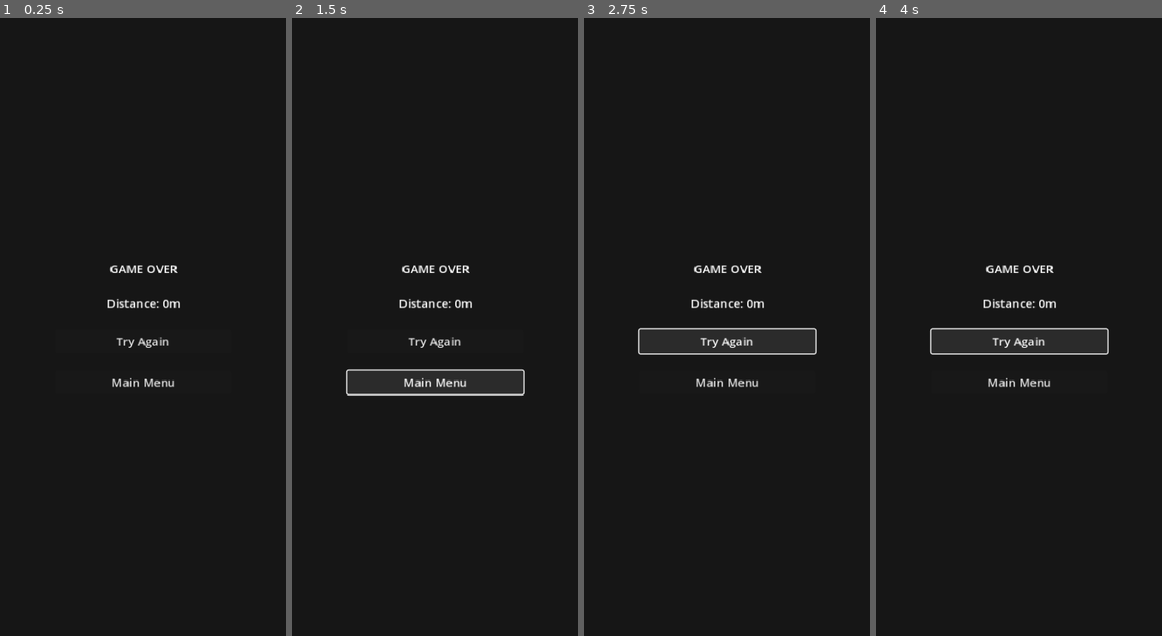
Above: before the commit, frames 1-4 (left to right).
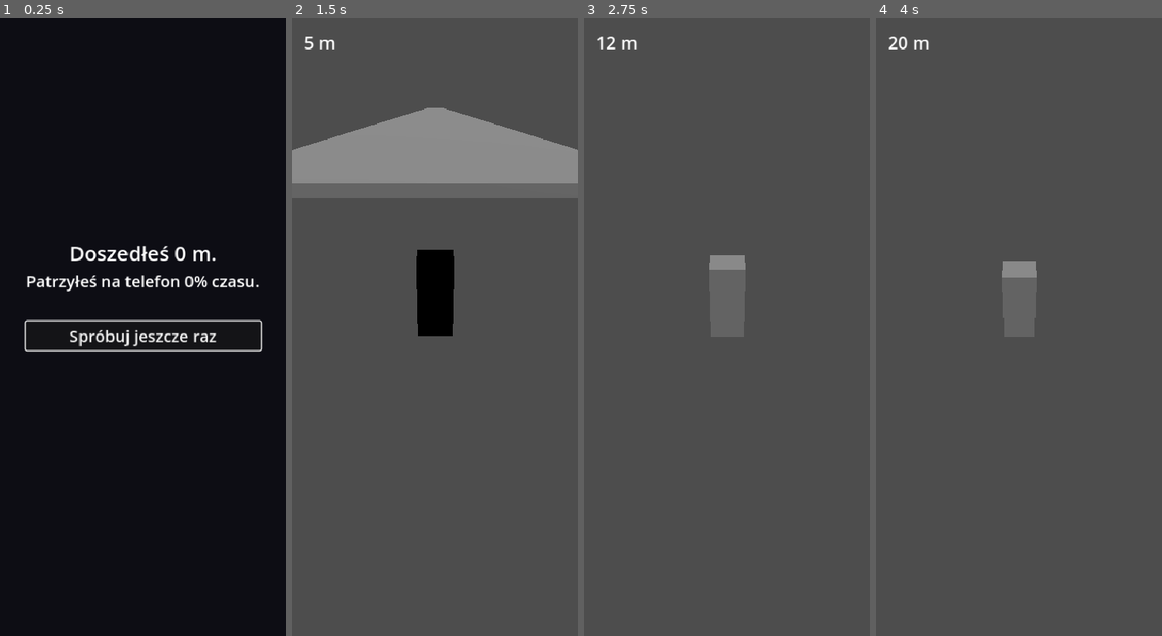
Above: after the commit, the same moments.

Repository: dzieciol-kamil/distracted
Game: Godot game, scene res://scenes/ui/game_over.tscn
Two runs of this game, one before a commit and one after it. Both use one fixed random seed, a clock stepped at 60 frames per second and the inputs below. This scene is started directly instead of the project's main scene.
Inputs (mouse positions are in pixels of both pictures, inside the frame that each line leads up to):
- Up to frame 1 (0.25 s): no input
- Up to frame 2 (1.5 s): click "Try Again" (after the commit: "Spróbuj jeszcze raz") at 0.5 s; click (435, 382) at 1.25 s, where only the run before the commit has a clickable "Main Menu"
- Up to frame 3 (2.75 s): click (727, 339) at 2 s, where only the run before the commit has a clickable "Try Again"
- Up to frame 4 (4 s): click (1019, 339) at 2.75 s, where only the run before the commit has a clickable "Try Again"; hold E (check_phone) from 3.53 s (still down)

The runs differ from the first frame. In frame 1, 3.5% of the frame differs, in the area x 8-92%, y 36-60%; in frame 2, 98%; in frame 3, 100%, in the area x 0-100%, y 0-100%; in frame 4, 100%.
Error before the commit: Invalid call. Nonexistent function 'go_to' in base 'Node (scene_manager.gd)'. (res://scripts/ui/game_over.gd:14)

Commit message:
feat(game-over): render distance + phone% metrics, retry button
GameOver scene reads GameState.distance + get_phone_percentage()
in _ready (before SceneManager.change_to resets metrics for retry).
1.5s delay before scene transition per spec.

Co-Authored-By: Claude Haiku 4.5 <noreply@anthropic.com>

Diff:
--- a/src/scenes/ui/game_over.tscn
+++ b/src/scenes/ui/game_over.tscn
@@ -1,48 +1,40 @@
 [gd_scene load_steps=2 format=3]
 
-[ext_resource type="Script" path="res://scripts/ui/game_over.gd" id="1_go"]
+[ext_resource type="Script" path="res://scripts/ui/game_over.gd" id="1_gameover"]
 
 [node name="GameOver" type="Control"]
-layout_mode = 3
-anchors_preset = 15
 anchor_right = 1.0
 anchor_bottom = 1.0
-script = ExtResource("1_go")
+script = ExtResource("1_gameover")
 
 [node name="Background" type="ColorRect" parent="."]
-layout_mode = 1
-anchors_preset = 15
 anchor_right = 1.0
 anchor_bottom = 1.0
-color = Color(0.05, 0.05, 0.05, 0.85)
+color = Color(0.05, 0.05, 0.08, 1)
 
 [node name="VBox" type="VBoxContainer" parent="."]
-layout_mode = 1
-anchors_preset = 8
 anchor_left = 0.5
 anchor_top = 0.5
 anchor_right = 0.5
 anchor_bottom = 0.5
-offset_left = -120.0
-offset_top = -80.0
-offset_right = 120.0
-offset_bottom = 80.0
-theme_override_constants/separation = 24
+offset_left = -160.0
+offset_top = -120.0
+offset_right = 160.0
+offset_bottom = 120.0
 
-[node name="Title" type="Label" parent="VBox"]
-layout_mode = 2
-text = "GAME OVER"
+[node name="DistanceLabel" type="Label" parent="VBox"]
+text = "Doszedłeś 0 m."
+theme_override_font_sizes/font_size = 28
 horizontal_alignment = 1
 
-[node name="ScoreLabel" type="Label" parent="VBox"]
-layout_mode = 2
-text = "Distance: 0m"
+[node name="PhoneLabel" type="Label" parent="VBox"]
+text = "Patrzyłeś na telefon 0% czasu."
+theme_override_font_sizes/font_size = 22
 horizontal_alignment = 1
 
+[node name="Spacer" type="Control" parent="VBox"]
+custom_minimum_size = Vector2(0, 32)
+
 [node name="RetryButton" type="Button" parent="VBox"]
-layout_mode = 2
-text = "Try Again"
-
-[node name="MenuButton" type="Button" parent="VBox"]
-layout_mode = 2
-text = "Main Menu"
+text = "Spróbuj jeszcze raz"
+theme_override_font_sizes/font_size = 22
--- a/src/scripts/game/game.gd
+++ b/src/scripts/game/game.gd
@@ -15,3 +15,5 @@
 
 func _on_player_collided() -> void:
 	GameState.set_phase(GameState.GamePhase.GAME_OVER)
+	await get_tree().create_timer(1.5).timeout
+	get_tree().change_scene_to_file("res://scenes/ui/game_over.tscn")
--- a/src/scripts/ui/game_over.gd
+++ b/src/scripts/ui/game_over.gd
@@ -1,18 +1,14 @@
 extends Control
 
-@onready var score_label: Label = $VBox/ScoreLabel
-@onready var retry_button: Button = $VBox/RetryButton
-@onready var menu_button: Button = $VBox/MenuButton
+@onready var _distance_label: Label = $VBox/DistanceLabel
+@onready var _phone_label: Label = $VBox/PhoneLabel
+@onready var _retry_button: Button = $VBox/RetryButton
 
 func _ready() -> void:
-	score_label.text = "Distance: %dm" % int(GameState.distance)
-	retry_button.pressed.connect(_on_retry_pressed)
-	menu_button.pressed.connect(_on_menu_pressed)
+	_distance_label.text = "Doszedłeś %d m." % int(GameState.distance)
+	_phone_label.text = "Patrzyłeś na telefon %d%% czasu." % int(round(GameState.get_phone_percentage()))
+	_retry_button.pressed.connect(_on_retry_pressed)
+	_retry_button.grab_focus()
 
 func _on_retry_pressed() -> void:
-	GameState.reset_metrics()
-	SceneManager.go_to("game")
-
-func _on_menu_pressed() -> void:
-	GameState.reset_metrics()
-	SceneManager.go_to("main_menu")
+	SceneManager.change_to("res://scenes/game/game.tscn")
